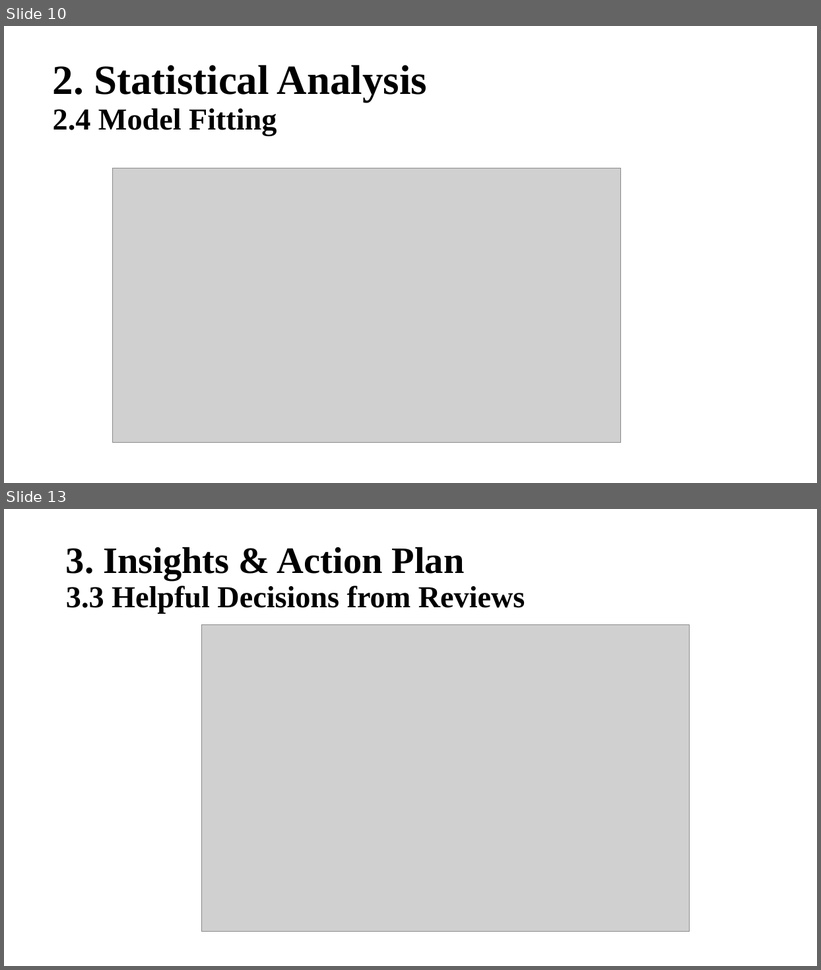
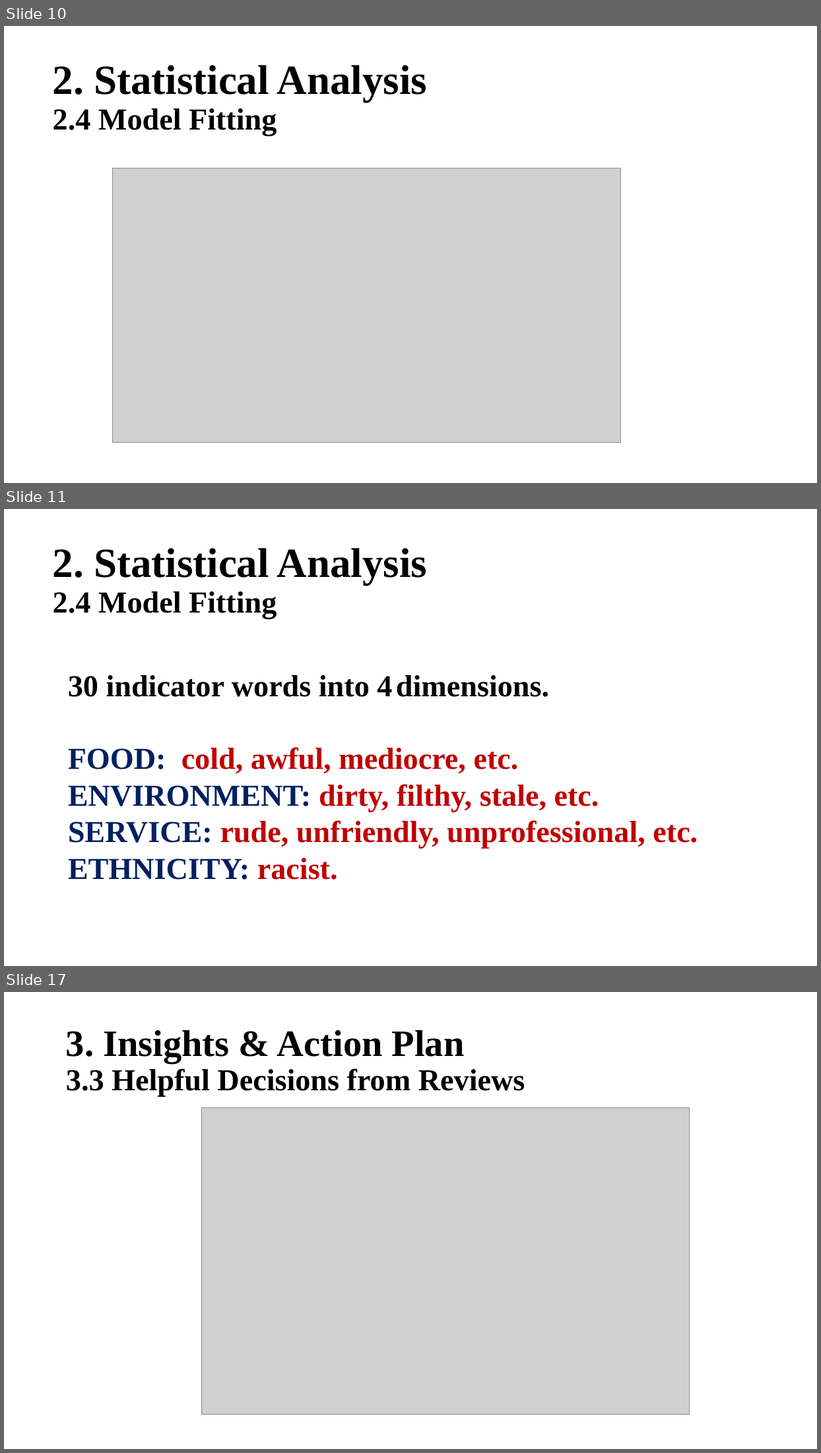
Before and after one commit to Jiawei98/Stat628-Module3, a slide deck: Slides/628module3_Slides.pptx. Shown one above the other, each under a label of ours: slides 10 and 13 before the commit, slides 10, 11 and 17 after it; the slides between them are not shown. The pictures are 821x970 and 821x1453 pixels, drawn with LibreOffice and Linux fonts; fonts in the diff are those of the drawing; grey boxes stand for pictures. Boxes give left, top, right and bottom in pixels: in the first picture for what was removed or moved away, otherwise in the second. Text is boxed around its words. In the diff, an @@ line names an element or a change of style, - is before the commit and + after.

```diff
--- a/Slides/628module3_Slides.pptx
+++ b/Slides/628module3_Slides.pptx
@@ slide 11 added at bbox=[4, 509, 817, 966], background #FFFFFF @@
@@ title added at bbox=[53, 548, 427, 619], 49 pt, text #000000, bold @@
+2. Statistical Analysis
+2.4 Model Fitting
@@ text added at bbox=[68, 675, 698, 880], 36 pt, text #C00000, bold @@
+30 indicator words into 4 dimensions.
+FOOD: cold, awful, mediocre, etc.
+ENVIRONMENT: dirty, filthy, stale, etc.
+SERVICE: rude, unfriendly, unprofessional, etc.
+ETHNICITY: racist.
@@ what was slide 13 is now slide 17 @@
```
Also in this commit, not shown: 4 slides changed, 4 other slides added, 13 other files.
